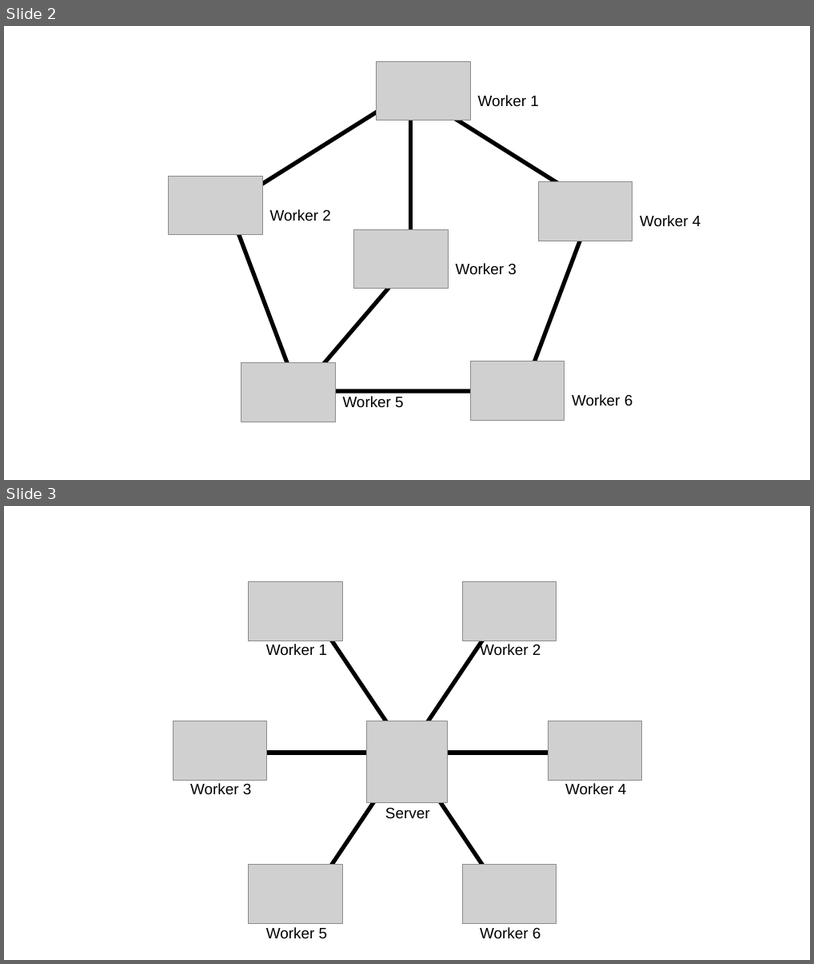
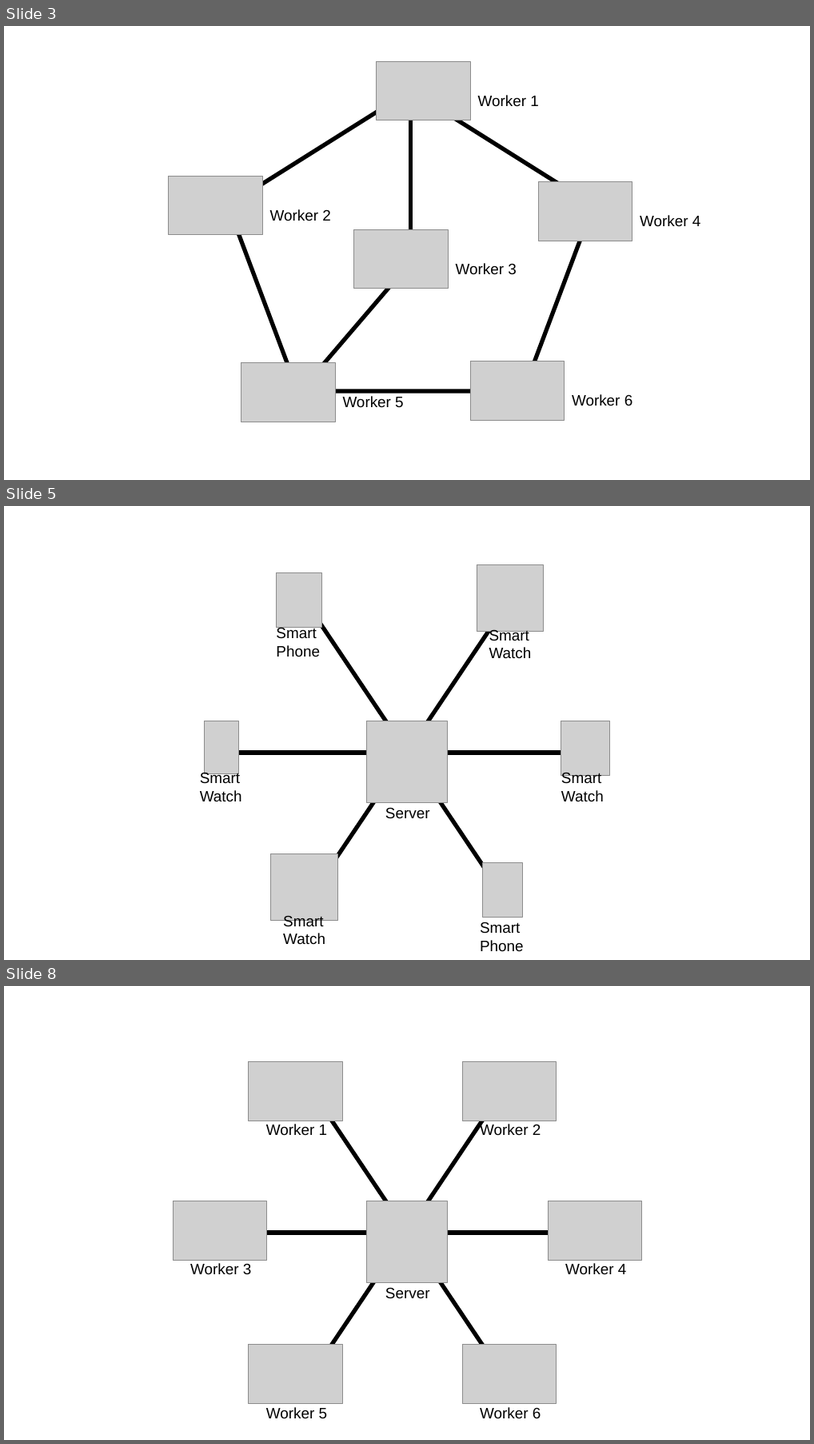
Before and after one commit to xinzhang-nac/xinzhang-nac-old.github.io, a slide deck: images/System.pptx. Shown one above the other, each under a label of ours: slides 2 and 3 before the commit, slides 3, 5 and 8 after it; the slides between them are not shown. The pictures are 814x964 and 814x1444 pixels, drawn with LibreOffice and Linux fonts; fonts in the diff are those of the drawing; grey boxes stand for pictures. Boxes give left, top, right and bottom in pixels: in the first picture for what was removed or moved away, otherwise in the second. Text is boxed around its words. In the diff, an @@ line names an element or a change of style, - is before the commit and + after.

```diff
--- a/images/System.pptx
+++ b/images/System.pptx
@@ slide 5 added at <box>4,506,810,960</box>, background #FFFFFF @@
@@ picture added at <box>276,573,322,628</box> @@
@@ picture added at <box>477,564,544,632</box> @@
@@ line added from (306, 600) to (510, 904), #000000 5 pt @@
@@ line added from (510, 600) to (306, 904), #000000 5 pt @@
@@ text added at <box>276,627,320,657</box>, 18 pt, text #000000 @@
+Smart
+Phone
@@ text added at <box>490,629,532,658</box>, 18 pt, text #000000 @@
+Smart
+Watch
@@ picture added at <box>204,720,238,773</box> @@
@@ picture added at <box>367,720,447,802</box> @@
@@ picture added at <box>561,720,610,776</box> @@
@@ line added from (229, 752) to (586, 752), #000000 5 pt @@
@@ text added at <box>200,772,242,802</box>, 18 pt, text #000000 @@
+Smart
+Watch
@@ text added at <box>562,772,604,801</box>, 18 pt, text #000000 @@
+Smart
+Watch
@@ text added at <box>386,807,430,819</box>, 18 pt, text #000000 @@
+Server
@@ picture added at <box>271,854,338,920</box> @@
@@ picture added at <box>483,863,523,917</box> @@
@@ text added at <box>283,916,326,944</box>, 18 pt, text #000000 @@
+Smart
+Watch
@@ text added at <box>480,921,524,952</box>, 18 pt, text #000000 @@
+Smart
+Phone
@@ what was slide 2 is now slide 3 @@
@@ what was slide 3 is now slide 8 @@
```
Also in this commit, not shown: 7 other slides added, 3 other files.
